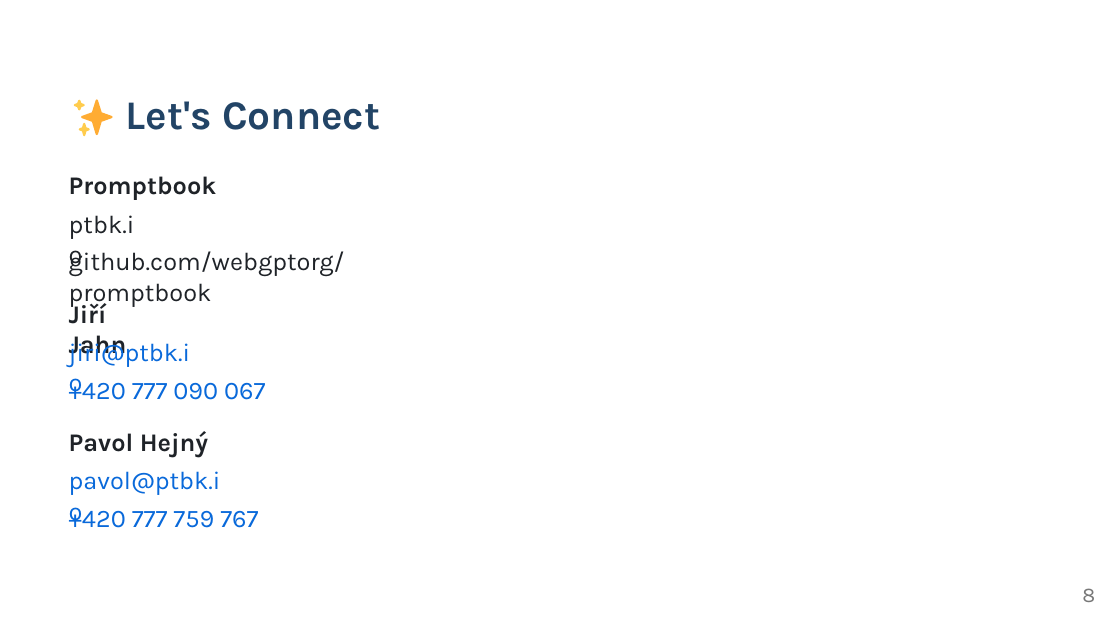
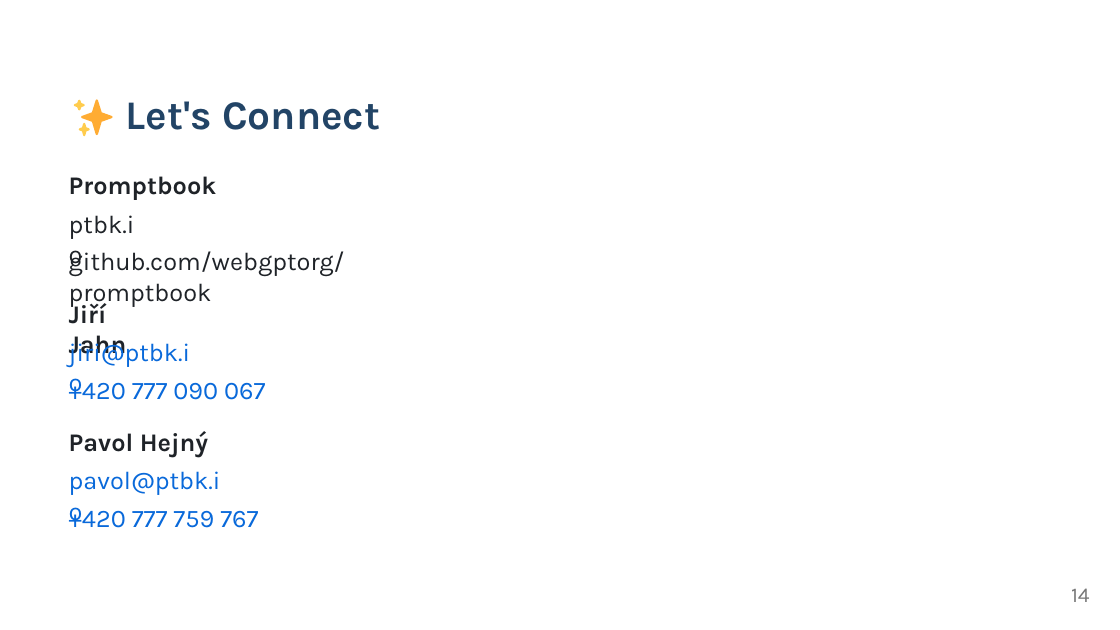
Before and after one commit to webgptorg/slides, a slide deck: slide 14 of Book-2.0.pptx (slide 8 before the commit). Drawn at 1120x630 pixels with LibreOffice and Linux fonts; fonts in the diff are those of the drawing. Boxes give left, top, right and bottom in pixels: in the first picture for what was removed or moved away, otherwise in the second. Text is boxed around its words. In the diff, an @@ line names an element or a change of style, - is before the commit and + after.

```diff
--- a/Book-2.0.pptx
+++ b/Book-2.0.pptx
@@ text added at [1071, 588, 1090, 602], 18 pt, text #777777 @@
+14
@@ text removed at [1082, 588, 1095, 602] @@
-8
```
Also in this commit, not shown: 5 other slides changed, 8 slides added, 2 slides removed, 12 other files.
